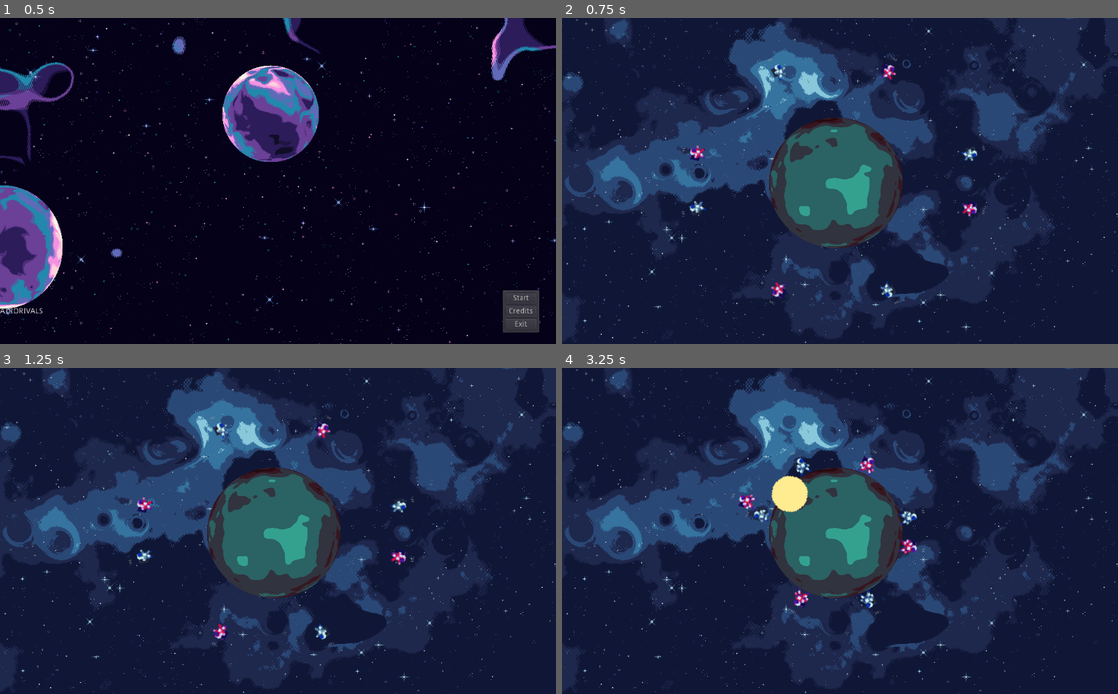
Above: before the commit, frames 1-4 (two rows, left to right).
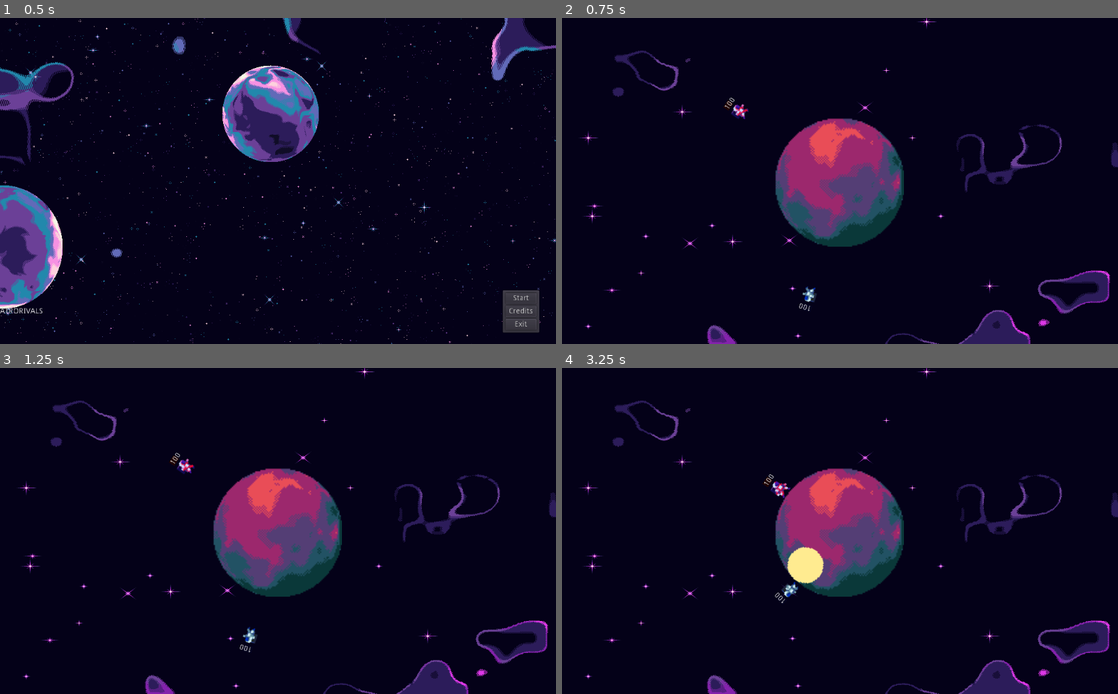
Above: after the commit, the same moments.

Repository: salveal/Astro-Rivals
Game: Godot game, scene res://scenes/menu.tscn
The game is run twice, just before and just after one commit, with the same random seed, the same clock (stepped at 60 frames per second) and the same inputs.
Inputs (mouse positions are in pixels of both pictures, inside the frame that each line leads up to):
- Up to frame 1 (0.5 s): no input
- Up to frame 2 (0.75 s): click "Credits" at 0.5 s
- Up to frame 3 (1.25 s): no input
- Up to frame 4 (3.25 s): move the mouse to (962, 514) at 1.27 s; hold O (add_grav) 1.28-2.03 s; hold D (move_right) 1.28-2.78 s; tap W (jump) at 1.52, 2.27 s; move the mouse to (728, 547) at 2.02 s; tap P (low_grav) at 2.1 s; move the mouse to (895, 459) at 2.77 s; hold A (move_left) from 2.78 s (still down); click (895, 459) at 2.85 s

Frame 1 is identical in both runs. In frame 2, 99% of the frame differs, in the area x 0-100%, y 0-100%; in frame 3, 99%; in frame 4, 99%.

Commit message:
Cambio de escenas menu, font y display vida soldados

Diff:
--- a/AstroRivals/scenes/levels/Level1.gd
+++ b/AstroRivals/scenes/levels/Level1.gd
@@ -31,6 +31,7 @@
 			indexBlue = (indexBlue + 1) % queueBlue.get_child_count()
 			actualPlayer = queueBlue.get_child(indexBlue)
 			activeTeam = 0
+
 		else: # pasar turno a rojo
 			indexRed = (indexRed + 1) % queueRed.get_child_count()
 			actualPlayer = queueRed.get_child(indexRed)
--- a/AstroRivals/scenes/levels/Level1.tscn
+++ b/AstroRivals/scenes/levels/Level1.tscn
@@ -130,3 +130,5 @@
 
 [node name="Red4" parent="queueRed" instance=ExtResource( 7 )]
 position = Vector2( 400, 500 )
+
+[node name="Timer" type="Timer" parent="."]
--- a/AstroRivals/scenes/menu.gd
+++ b/AstroRivals/scenes/menu.gd
@@ -10,10 +10,10 @@
 	exit.connect("pressed", self, "_on_exit_pressed")
 
 func _on_start_pressed():
-	get_tree().change_scene("res://scenes/levels/demo.tscn")
+	get_tree().change_scene("res://scenes/levels/Level1.tscn")
 
 func _on_credits_pressed():
-	get_tree().change_scene("res://scenes/levels/Level1.tscn")
+	get_tree().change_scene("res://scenes/levels/demo.tscn")
 
 func _on_exit_pressed():
 	get_tree().quit()
--- a/AstroRivals/scenes/soldiers/blueSoldier.tscn
+++ b/AstroRivals/scenes/soldiers/blueSoldier.tscn
@@ -445,6 +445,13 @@
 
 [sub_resource type="AnimationNodeStateMachinePlayback" id=45]
 
+[sub_resource type="DynamicFontData" id=46]
+font_path = "res://assets/font/monogram.ttf"
+
+[sub_resource type="DynamicFont" id=47]
+size = 30
+font_data = SubResource( 46 )
+
 [node name="BluePlayer" type="KinematicBody2D"]
 collision_layer = 13
 collision_mask = 13
@@ -490,9 +497,10 @@
 parameters/playback = SubResource( 45 )
 
 [node name="Label" type="Label" parent="."]
-margin_left = -12.3333
+margin_left = -8.0
 margin_top = -32.0
-margin_right = 3.6667
-margin_bottom = -18.0
+margin_right = 26.0
+margin_bottom = -8.0
 rect_scale = Vector2( 0.5, 0.5 )
+custom_fonts/font = SubResource( 47 )
 text = "XXX"
--- a/AstroRivals/scenes/soldiers/redSoldier.tscn
+++ b/AstroRivals/scenes/soldiers/redSoldier.tscn
@@ -446,6 +446,14 @@
 
 [sub_resource type="AnimationNodeStateMachinePlayback" id=45]
 
+[sub_resource type="DynamicFontData" id=46]
+font_path = "res://assets/font/monogram.ttf"
+
+[sub_resource type="DynamicFont" id=47]
+size = 30
+outline_color = Color( 1, 0, 0, 1 )
+font_data = SubResource( 46 )
+
 [node name="RedSoldier" type="KinematicBody2D"]
 collision_layer = 13
 collision_mask = 13
@@ -491,9 +499,10 @@
 parameters/playback = SubResource( 45 )
 
 [node name="Label" type="Label" parent="."]
-margin_left = -6.0
+margin_left = -7.0
 margin_top = -31.0
-margin_right = 18.0
-margin_bottom = -17.0
+margin_right = 29.0
+margin_bottom = -7.0
 rect_scale = Vector2( 0.5, 0.5 )
+custom_fonts/font = SubResource( 47 )
 text = "XXX"
--- a/AstroRivals/scenes/soldiers/weapons/explosion.tscn
+++ b/AstroRivals/scenes/soldiers/weapons/explosion.tscn
@@ -4,7 +4,7 @@
 [ext_resource path="res://assets/efects/explosion-6.png" type="Texture" id=2]
 
 [sub_resource type="CircleShape2D" id=1]
-radius = 20.0
+radius = 33.0
 
 [sub_resource type="Animation" id=2]
 length = 0.001
Binary file added: AstroRivals/assets/font/monogram.ttf
Not shown: 1 places in AstroRivals/scenes/soldiers/blueSoldier.tscn that only renumber resources
Not shown: 1 places in AstroRivals/scenes/soldiers/redSoldier.tscn that only renumber resources
Not shown, added: AstroRivals/assets/font/monogram.p8
